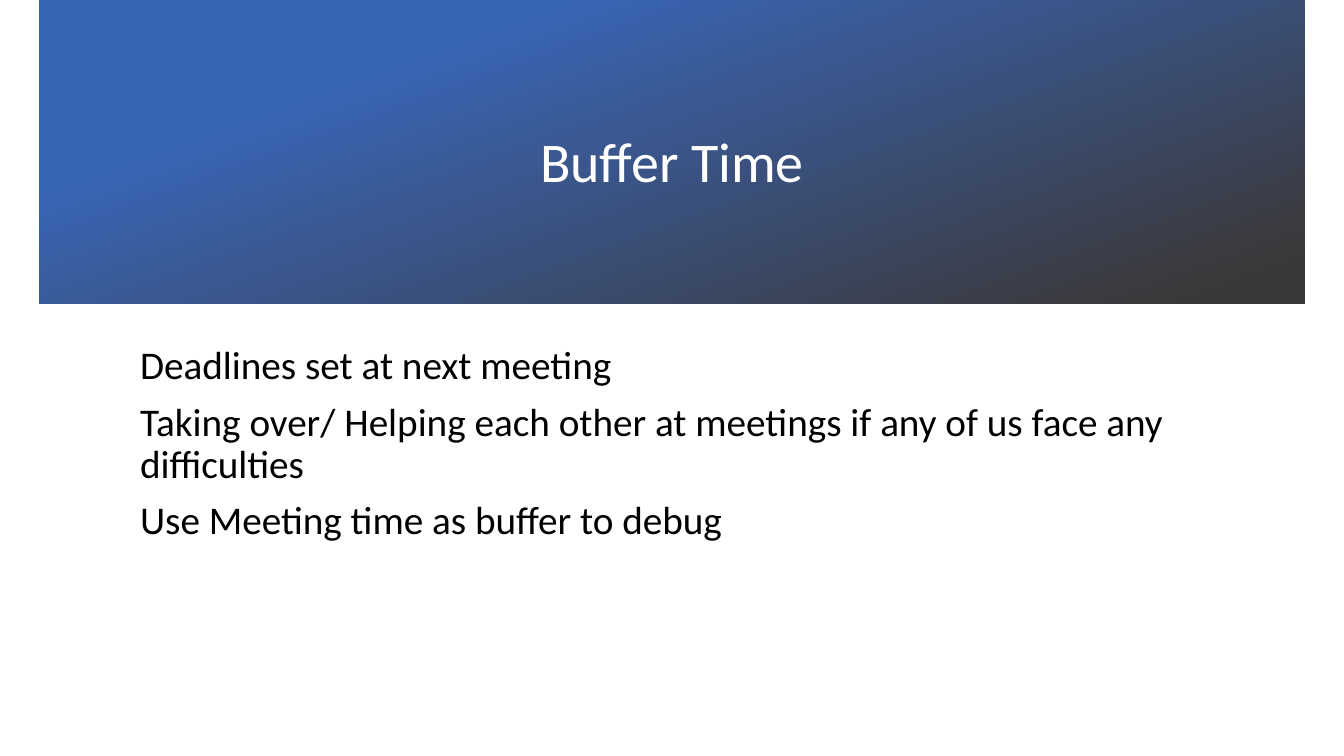
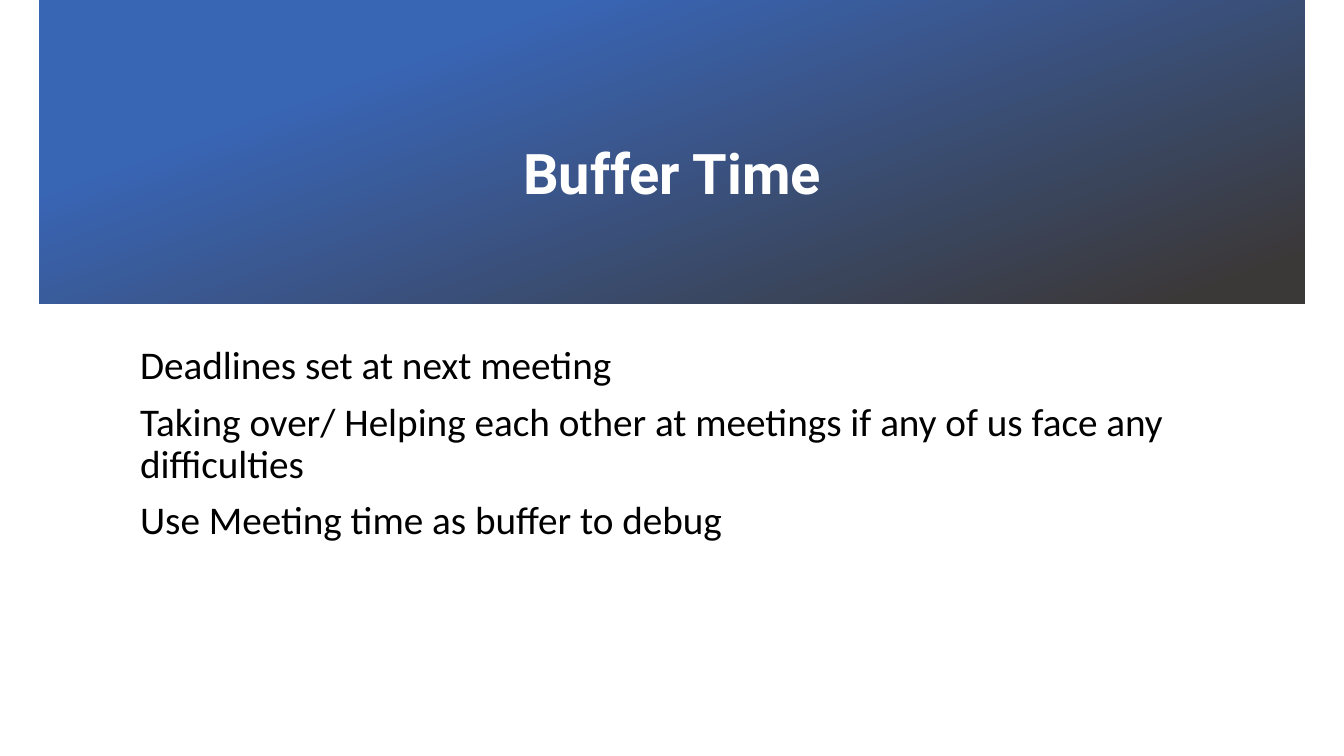
Before and after one commit to xbloh/Online-Course-Bidding-System-, a slide deck: slide 8 of presentations/PM Review - Week 7.pptx. Drawn at 1344x756 pixels with LibreOffice and Linux fonts; fonts in the diff are those of the drawing; background and template pictures are left out. Boxes give left, top, right and bottom in pixels: in the first picture for what was removed or moved away, otherwise in the second. Text is boxed around its words. In the diff, an @@ line names an element or a change of style, - is before the commit and + after.

```diff
--- a/presentations/PM Review - Week 7.pptx
+++ b/presentations/PM Review - Week 7.pptx
@@ title "Buffer Time": place and size @@
-title "Buffer Time" at (540, 143, 804, 183)
+title "Buffer Time" at (523, 151, 821, 195)
@@ title "Buffer Time" at (523, 151, 821, 195): font Calibri to Roboto, bold on @@
```
Also in this commit, not shown: 11 other slides changed, 4 slides added.
